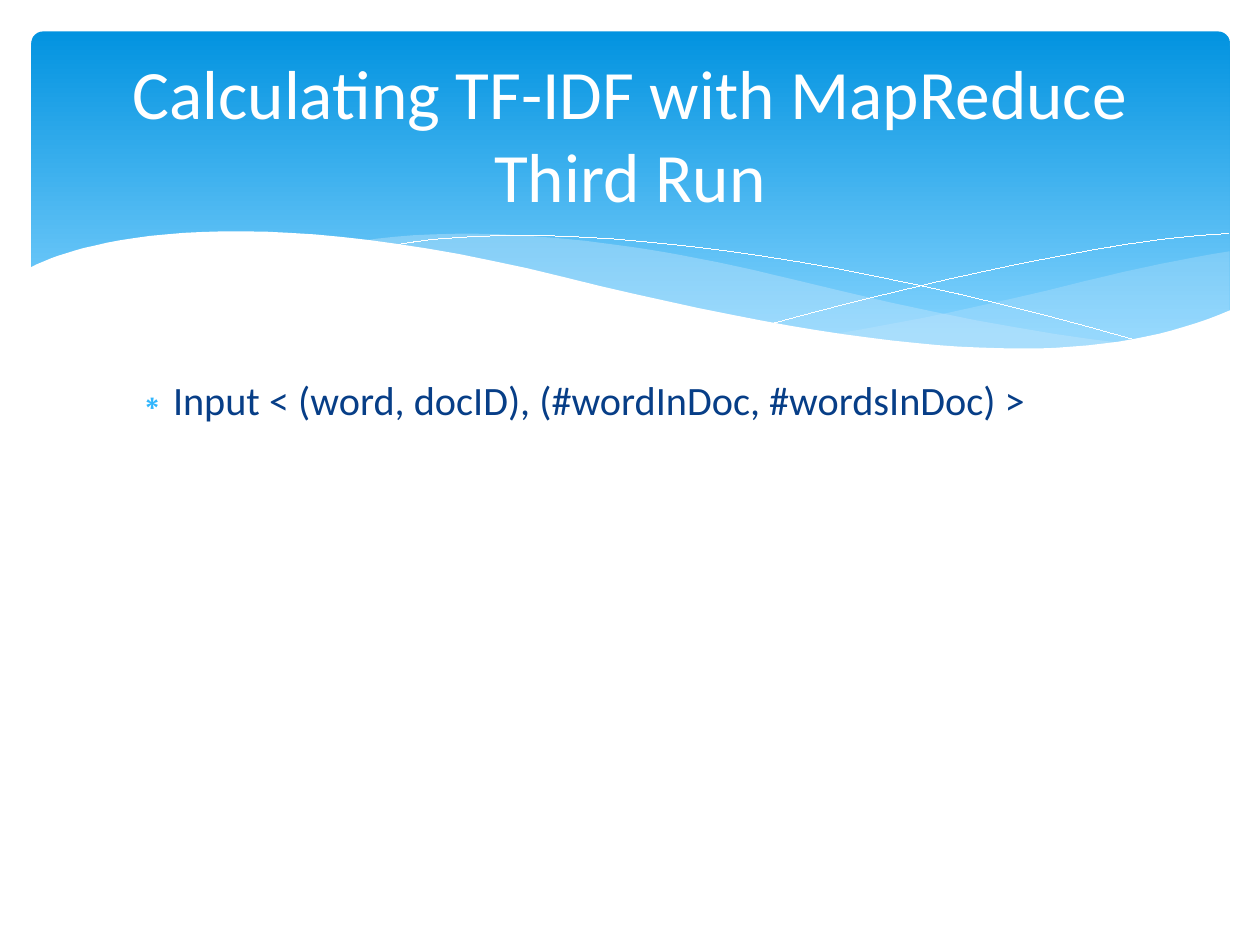
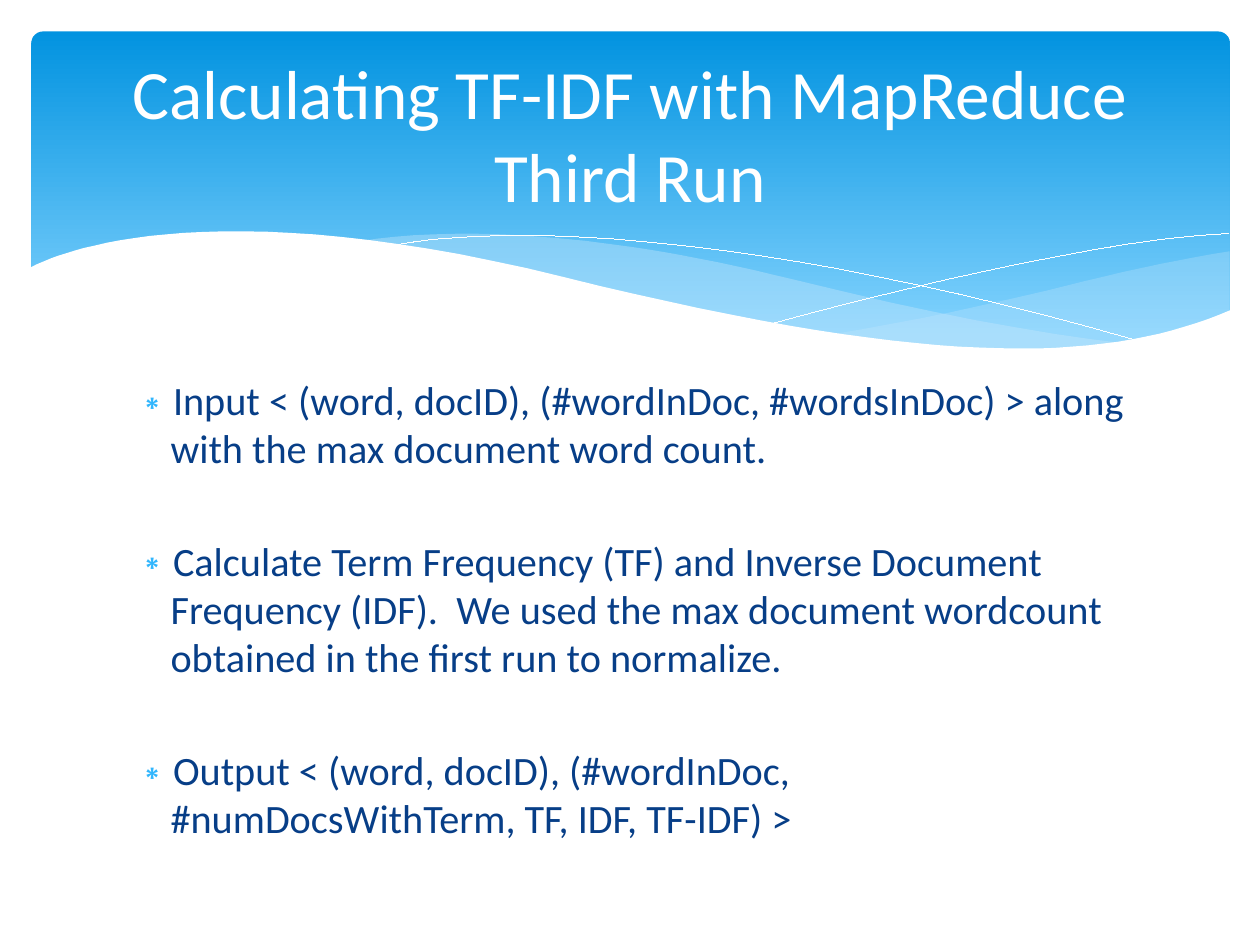
Before and after one commit to Mletter1/Challenge1, a slide deck: slide 8 of Presentation.pptx. Drawn at 1260x945 pixels with LibreOffice and Linux fonts; fonts in the diff are those of the drawing. Boxes give left, top, right and bottom in pixels: in the first picture for what was removed or moved away, otherwise in the second. Text is boxed around its words. In the diff, an @@ line names an element or a change of style, - is before the commit and + after.

```diff
--- a/Presentation.pptx
+++ b/Presentation.pptx
@@ text at bbox=[171, 385, 1124, 839]: text changed @@
-∗ Input < (word, docID), (#wordInDoc, #wordsInDoc) >
+∗ Input < (word, docID), (#wordInDoc, #wordsInDoc) > along with the max document word count.
+∗ Calculate Term Frequency (TF) and Inverse Document Frequency (IDF). We used the max document wordcount obtained in the first run to normalize.
+∗ Output < (word, docID), (#wordInDoc, #numDocsWithTerm, TF, IDF, TF-IDF) >
```
Also in this commit, not shown: 2 other slides changed, 2 slides added, 1 slide removed.
